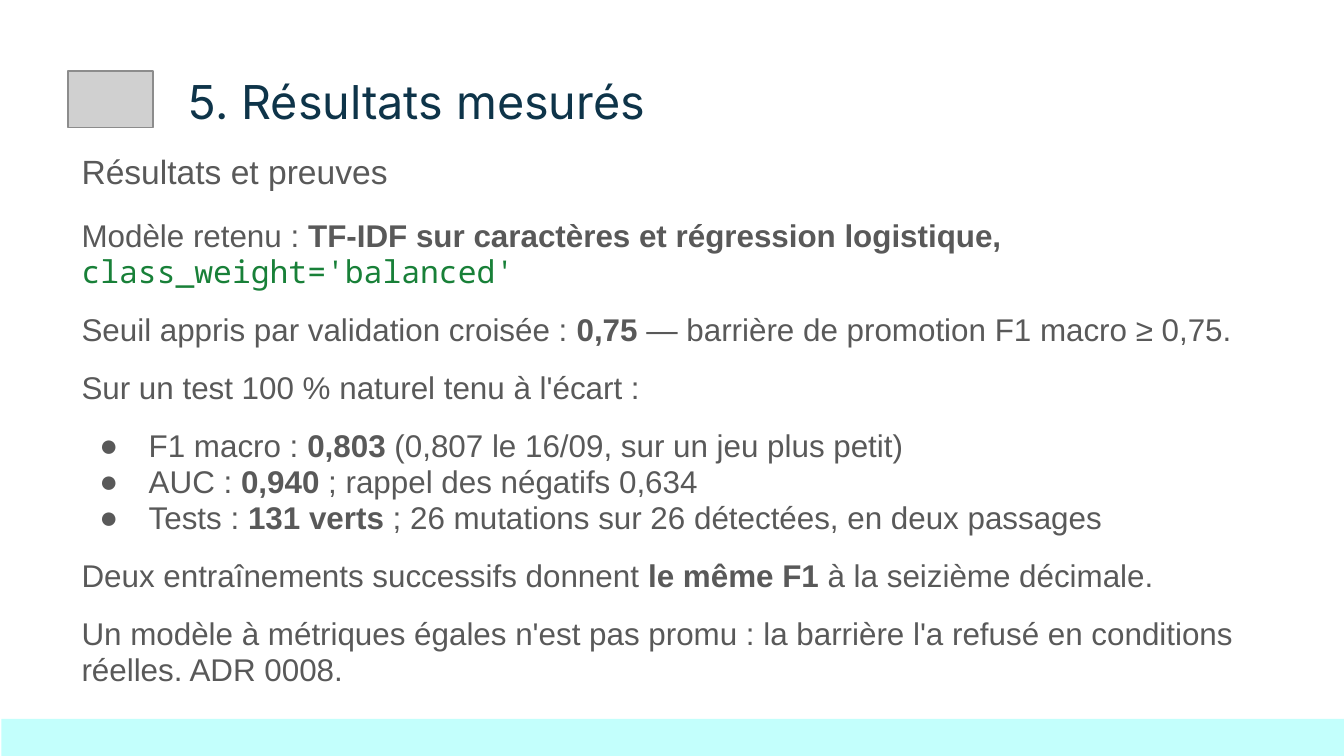
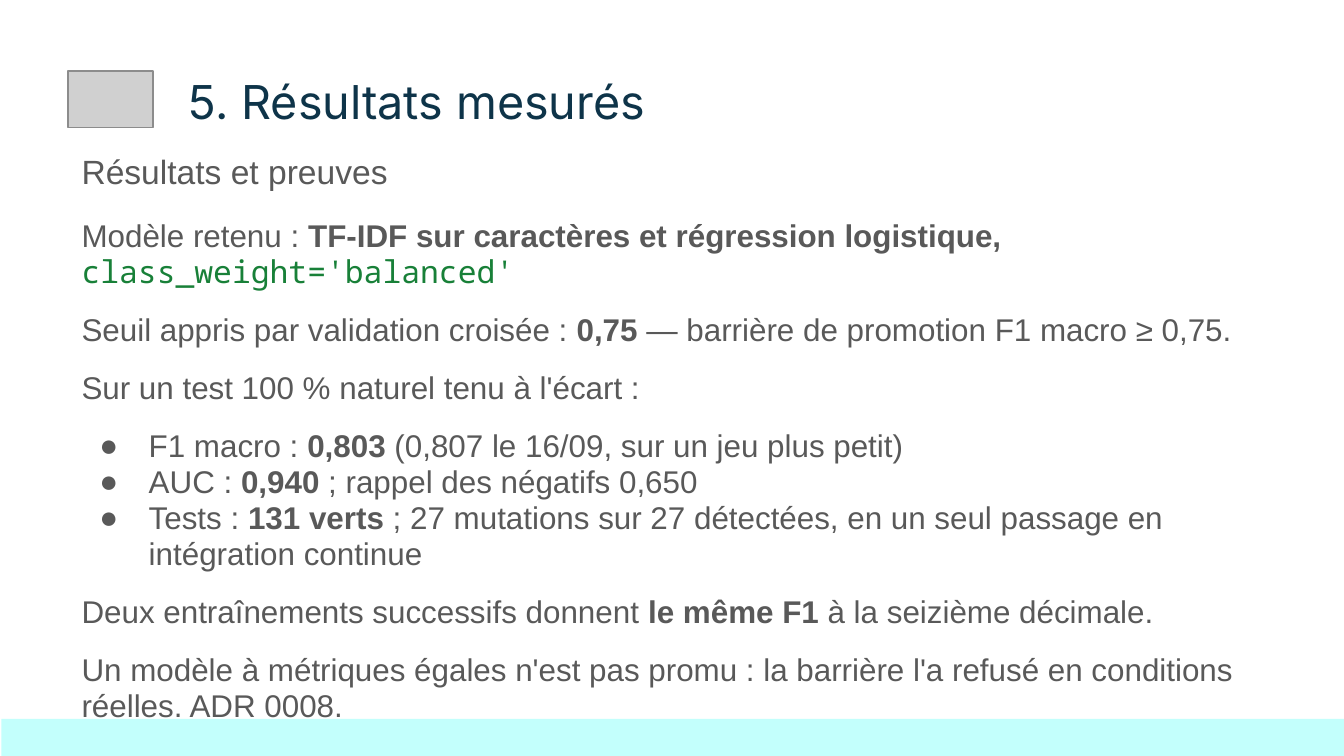
Before and after one commit to KinSushi/reviewpulse-pipeline, a slide deck: slide 7 of docs/presentation/ReviewPulse_DemoDay.pptx. Drawn at 1344x756 pixels with LibreOffice and Linux fonts; fonts in the diff are those of the drawing; grey boxes stand for pictures. Boxes give left, top, right and bottom in pixels: in the first picture for what was removed or moved away, otherwise in the second. Text is boxed around its words. In the diff, an @@ line names an element or a change of style, - is before the commit and + after.

```diff
--- a/docs/presentation/ReviewPulse_DemoDay.pptx
+++ b/docs/presentation/ReviewPulse_DemoDay.pptx
@@ text at (149,470,1163,571): text changed @@
-● AUC : 0,940 ; rappel des négatifs 0,634
-● Tests : 131 verts ; 26 mutations sur 26 détectées, en deux passages
+● AUC : 0,940 ; rappel des négatifs 0,650
+● Tests : 131 verts ; 27 mutations sur 27 détectées, en un seul passage en intégration continue
```
Also in this commit, not shown: 2 other slides changed, 8 other files.
